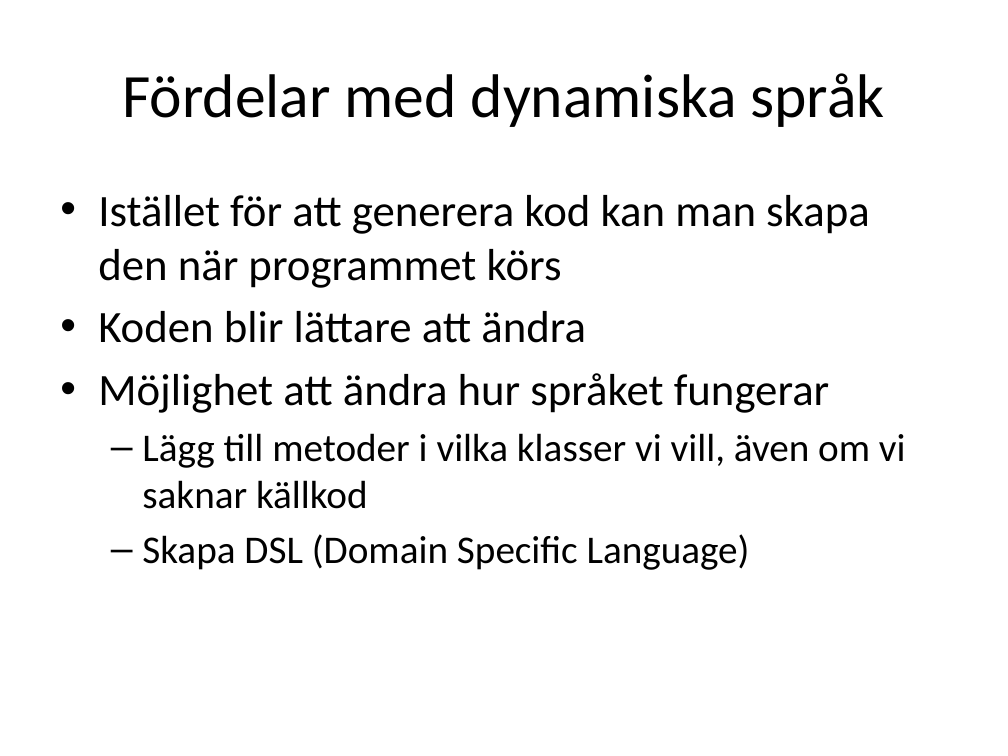
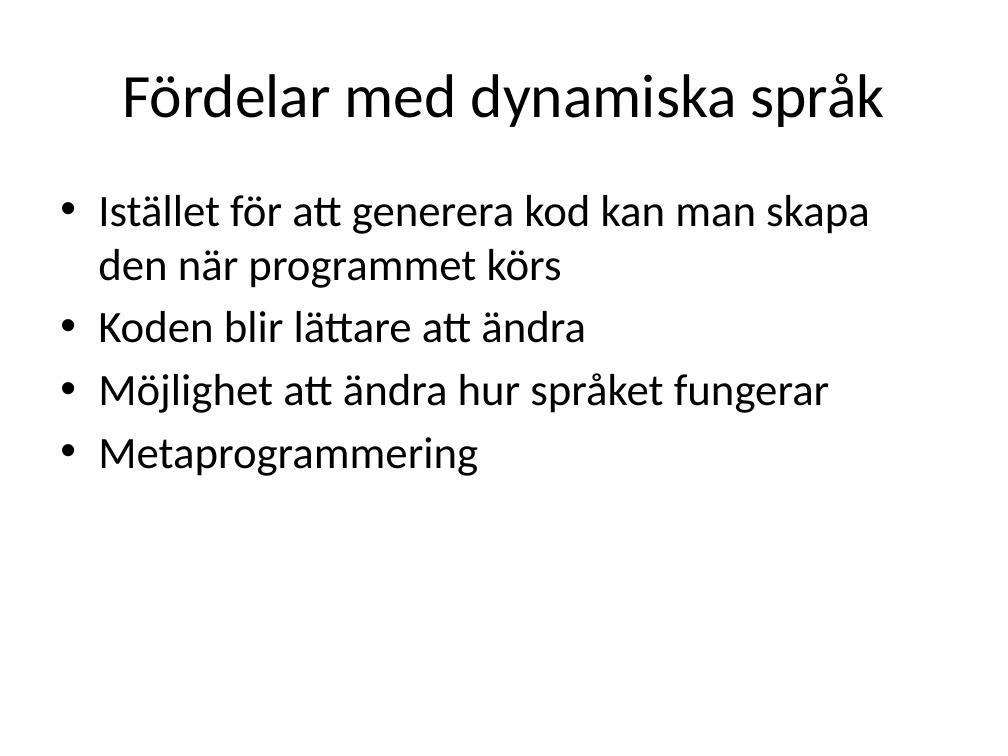
Before and after one commit to me97esn/groovyseminarium, a slide deck: slide 5 of groovyseminarie/dokument/groovyseminarium_source.pptx (slide 4 before the commit). Drawn at 1008x756 pixels with LibreOffice and Linux fonts; fonts in the diff are those of the drawing. Boxes give left, top, right and bottom in pixels: in the first picture for what was removed or moved away, otherwise in the second. Text is boxed around its words. In the diff, an @@ line names an element or a change of style, - is before the commit and + after.

```diff
--- a/groovyseminarie/dokument/groovyseminarium_source.pptx
+++ b/groovyseminarie/dokument/groovyseminarium_source.pptx
@@ text at (98,437,478,476): text changed; size 28 to 32 pt @@
-  – Lägg till metoder i vilka klasser vi vill, även om vi saknar källkod
-  – Skapa DSL (Domain Specific Language)
+• Metaprogrammering
```
Also in this commit, not shown: 6 other slides changed, 3 slides added, 1 slide removed, 9 other files.
